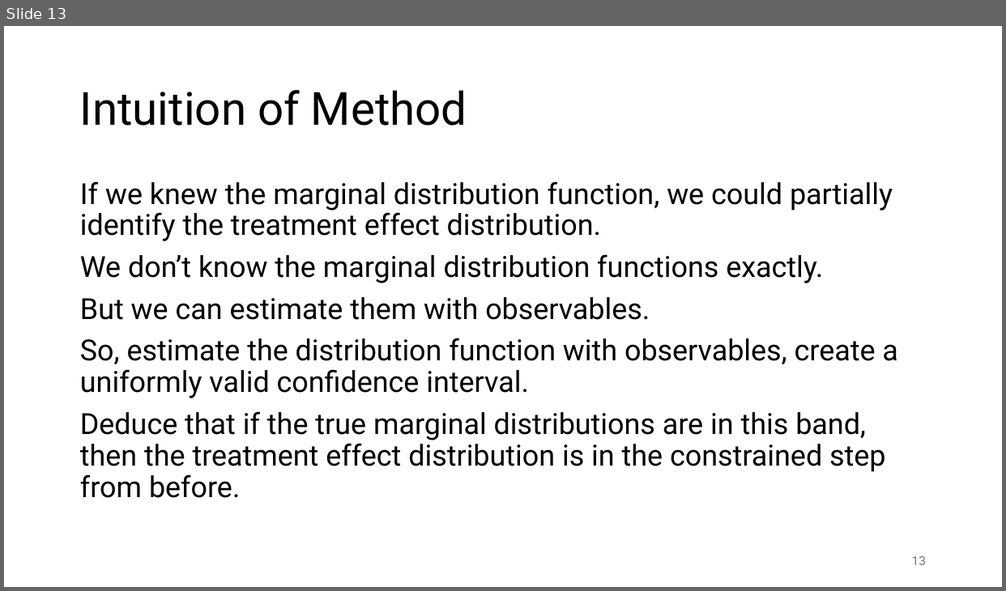
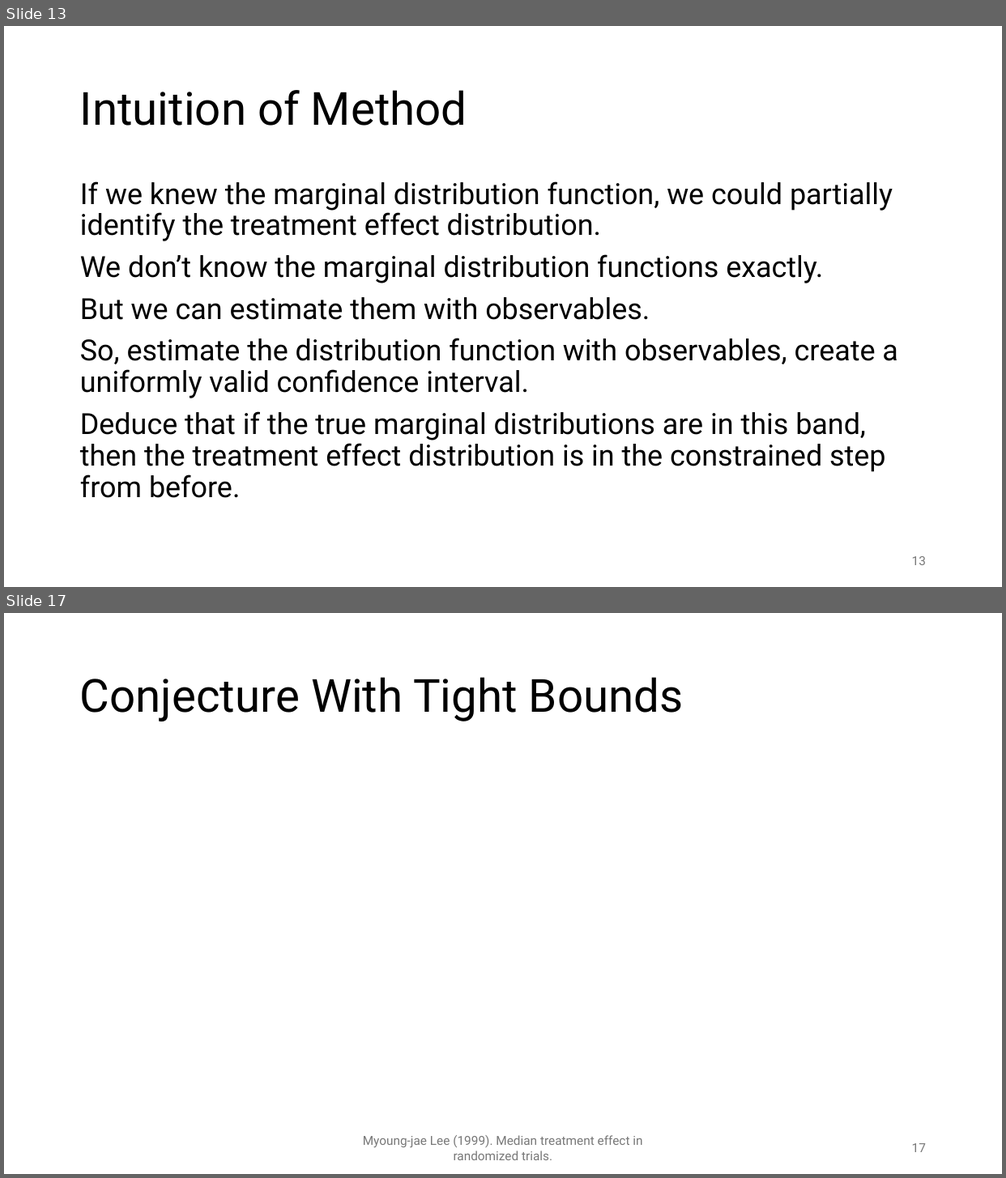
Before and after one commit to chasehmathis/dkw-ind-treat-effect, a slide deck: dkw-po-presentation.pptx. Shown one above the other, each under a label of ours: slide 13 before the commit, slides 13 and 17 after it; the slides between them are not shown. The pictures are 1006x591 and 1006x1178 pixels, drawn with LibreOffice and Linux fonts; fonts in the diff are those of the drawing; grey boxes stand for pictures. Boxes give left, top, right and bottom in pixels: in the first picture for what was removed or moved away, otherwise in the second. Text is boxed around its words. In the diff, an @@ line names an element or a change of style, - is before the commit and + after.

```diff
--- a/dkw-po-presentation.pptx
+++ b/dkw-po-presentation.pptx
@@ slide 17 added at [4, 613, 1002, 1174], background #FFFFFF @@
@@ title added at [80, 677, 684, 722], 44 pt, text #000000 @@
+Conjecture With Tight Bounds
@@ text added at [363, 1135, 642, 1161], 12 pt, text #797979 @@
+Myoung-jae Lee (1999). Median treatment effect in randomized trials.
@@ page number added at [912, 1144, 926, 1152], 12 pt, text #797979 @@
+17
```
Also in this commit, not shown: 6 other slides added, 20 other files.
